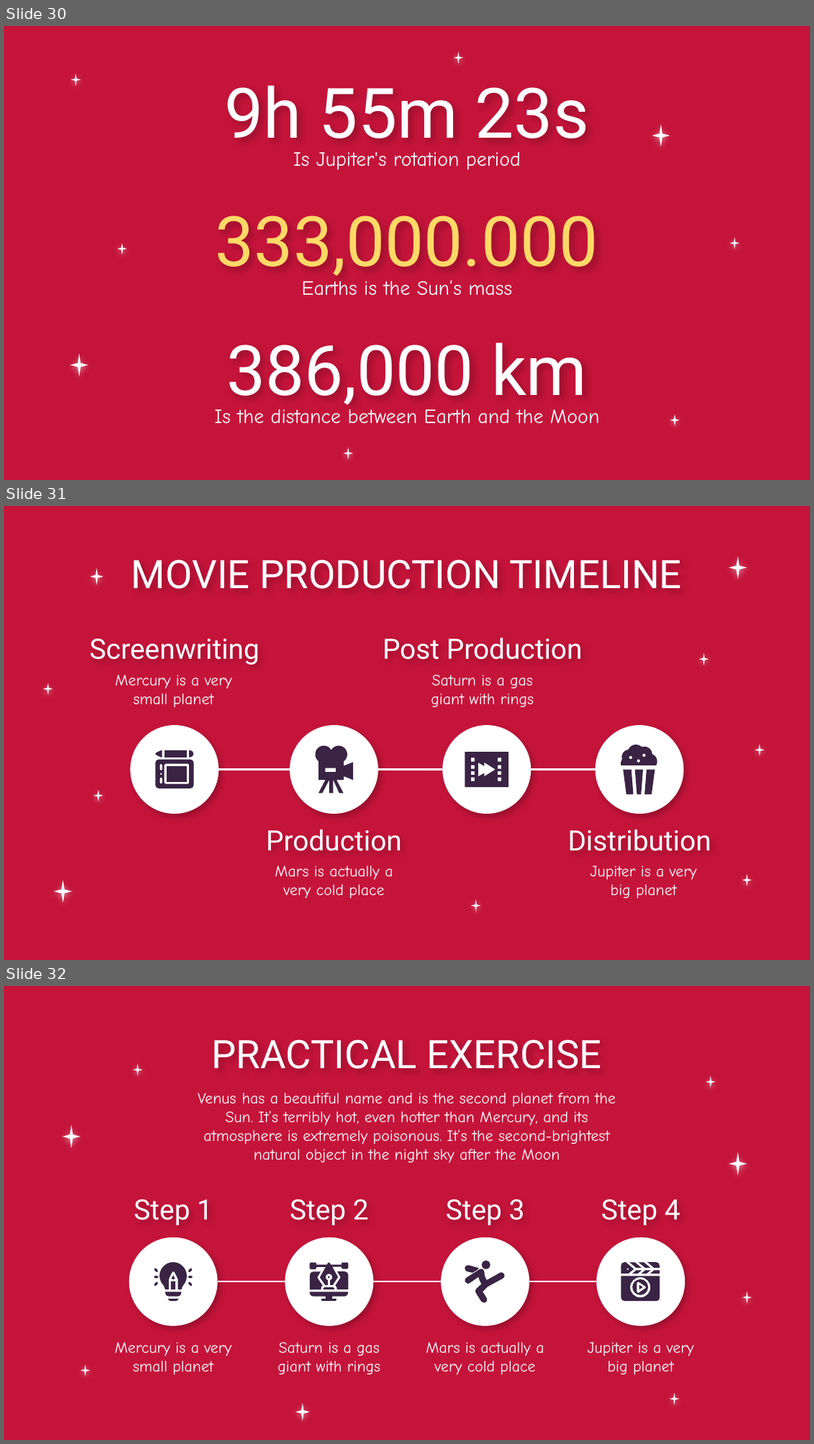
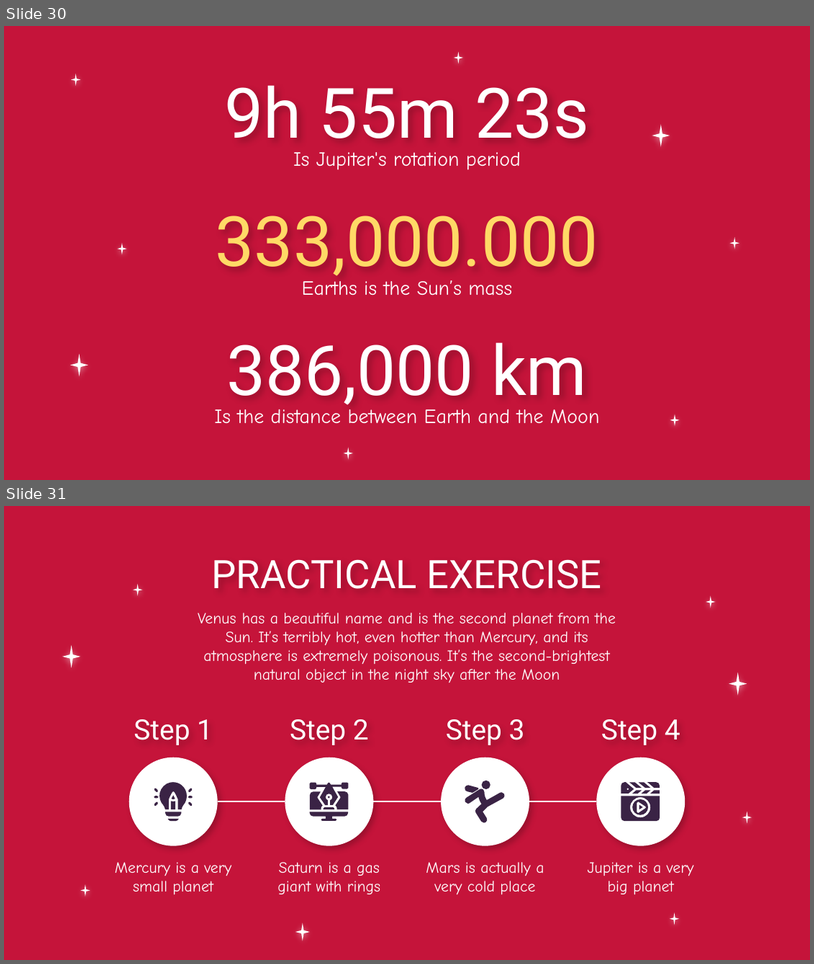
Before and after one commit to MiraPhilip12/Graduation_Project_ESLSCA, a slide deck: Milestone 4/Graduation_Project_Milestone4.pptx. Shown one above the other, each under a label of ours: slides 30, 31 and 32 before the commit, slides 30 and 31 after it. The pictures are 814x1444 and 814x964 pixels, drawn with LibreOffice and Linux fonts; fonts in the diff are those of the drawing; background and template pictures are left out. Boxes give left, top, right and bottom in pixels: in the first picture for what was removed or moved away, otherwise in the second. Text is boxed around its words. In the diff, an @@ line names an element or a change of style, - is before the commit and + after.

```diff
--- a/Milestone 4/Graduation_Project_Milestone4.pptx
+++ b/Milestone 4/Graduation_Project_Milestone4.pptx
@@ slide 31 removed at box(4, 506, 810, 960), background picture (left out) @@
@@ title removed at box(131, 559, 682, 589) @@
-MOVIE PRODUCTION TIMELINE
@@ text removed at box(90, 638, 260, 664) @@
-Screenwriting
@@ text removed at box(383, 638, 583, 659) @@
-Post Production
@@ text removed at box(115, 674, 232, 707) @@
-Mercury is a very small planet
@@ text removed at box(431, 674, 534, 707) @@
-Saturn is a gas giant with rings
@@ ellipse removed at box(131, 726, 219, 814) @@
@@ ellipse removed at box(291, 726, 379, 814) @@
@@ ellipse removed at box(442, 726, 531, 814) @@
@@ ellipse removed at box(596, 726, 684, 814) @@
@@ group removed at box(156, 750, 194, 788): 5 freeform shapes @@
@@ freeform shape removed at box(315, 746, 354, 793) @@
@@ freeform shape removed at box(466, 752, 509, 788) @@
@@ line removed from (219, 769) to (291, 769) @@
@@ line removed from (378, 769) to (442, 769) @@
@@ line removed from (531, 769) to (596, 769) @@
@@ group removed at box(621, 745, 660, 794): 4 freeform shapes @@
@@ text removed at box(266, 829, 402, 851) @@
-Production
@@ text removed at box(568, 829, 712, 851) @@
-Distribution
@@ text removed at box(275, 865, 393, 898) @@
-Mars is actually a very cold place
@@ text removed at box(591, 865, 697, 898) @@
-Jupiter is a very big planet
@@ group removed at box(44, 556, 764, 911): 9 stars @@
@@ what was slide 32 is now slide 31 @@
```
Also in this commit, not shown: 2 slides changed, 2 slides added, 2 other slides removed.
